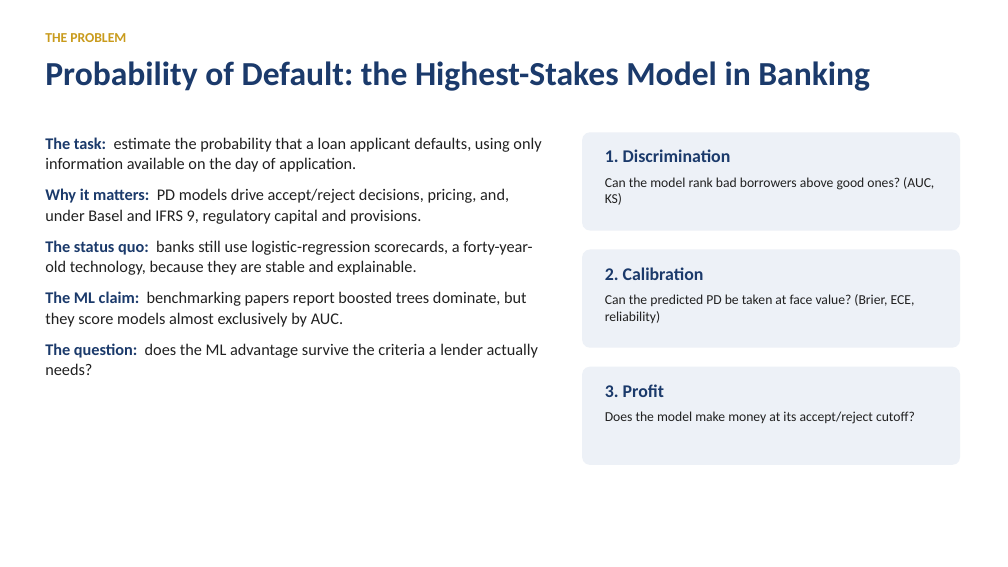
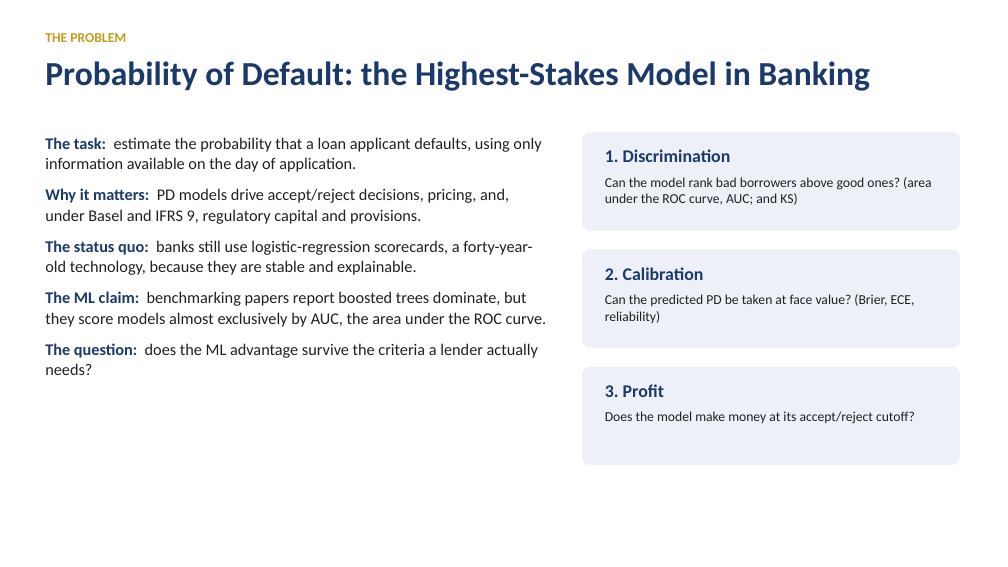
Before and after one commit to iitgF/T8, a slide deck: slide 2 of report_and_video/Project_Video_Presentation.pptx. Drawn at 1008x567 pixels with LibreOffice and Linux fonts; fonts in the diff are those of the drawing. Boxes give left, top, right and bottom in pixels: in the first picture for what was removed or moved away, otherwise in the second. Text is boxed around its words. In the diff, an @@ line names an element or a change of style, - is before the commit and + after.

```diff
--- a/report_and_video/Project_Video_Presentation.pptx
+++ b/report_and_video/Project_Video_Presentation.pptx
@@ text at [605, 177, 932, 205]: text changed @@
-Can the model rank bad borrowers above good ones? (AUC, KS)
+Can the model rank bad borrowers above good ones? (area under the ROC curve, AUC; and KS)
@@ text at [45, 291, 547, 327]: text changed @@
-The ML claim: benchmarking papers report boosted trees dominate, but they score models almost exclusively by AUC.
+The ML claim: benchmarking papers report boosted trees dominate, but they score models almost exclusively by AUC, the area under the ROC curve.
```
Also in this commit, not shown: 2 other slides changed, 4 other files.
